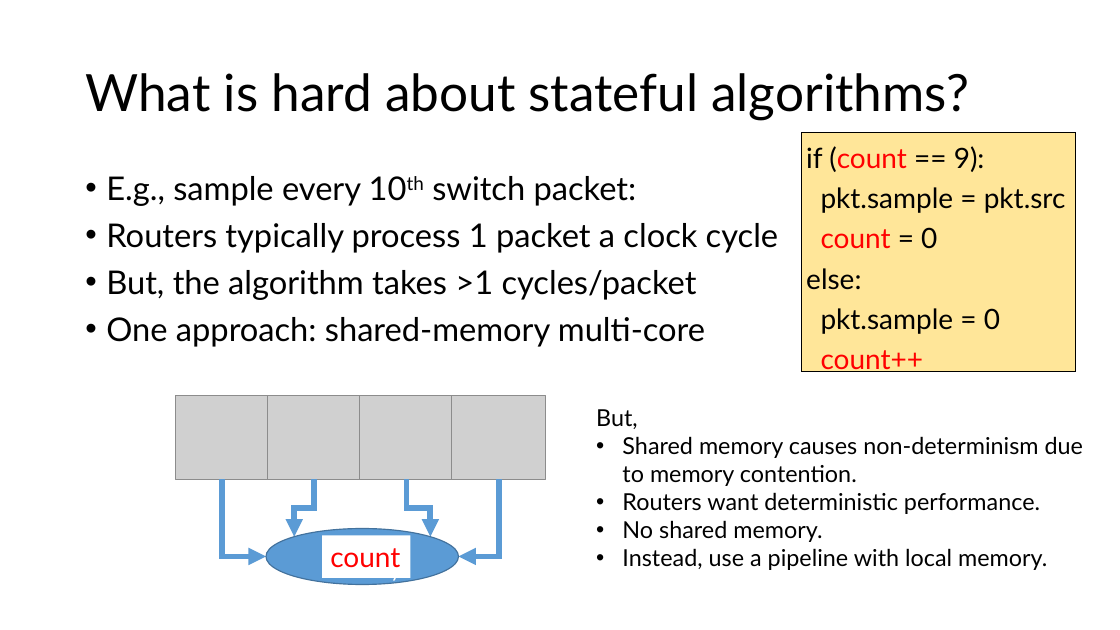
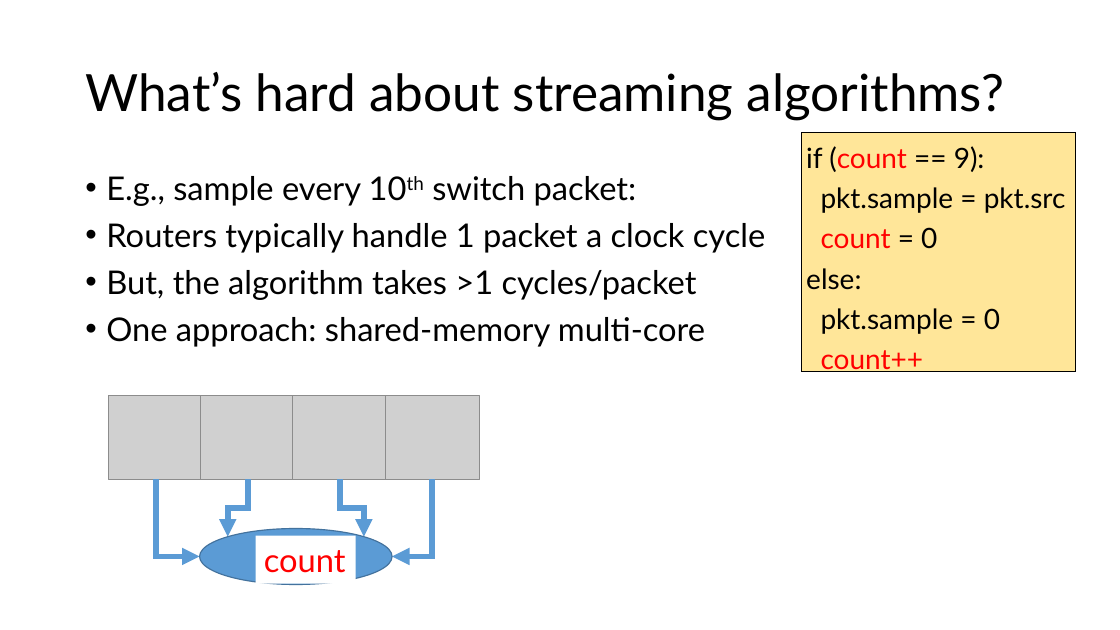
Before and after one commit to anirudhSK/pifo-domino-marple-ppts, a slide deck: slide 25 of combined_domino_pifo.pptx. Drawn at 1120x630 pixels with LibreOffice and Linux fonts; fonts in the diff are those of the drawing; grey boxes stand for pictures. Boxes give left, top, right and bottom in pixels: in the first picture for what was removed or moved away, otherwise in the second. Text is boxed around its words. In the diff, an @@ line names an element or a change of style, - is before the commit and + after.

```diff
--- a/combined_domino_pifo.pptx
+++ b/combined_domino_pifo.pptx
@@ title at [85, 72, 1005, 120]: text changed @@
-What is hard about stateful algorithms?
+What’s hard about streaming algorithms?
@@ text at [106, 223, 766, 253]: text changed @@
-• Routers typically process 1 packet a clock cycle
+• Routers typically handle 1 packet a clock cycle
@@ text removed at [596, 409, 1083, 570] @@
-But,
-• Shared memory causes non-determinism due to memory contention.
-• Routers want deterministic performance.
-• No shared memory.
-• Instead, use a pipeline with local memory.
@@ elbow arrow moved from (223, 480) - (266, 556) to (155, 480) - (200, 556) @@
@@ 4 pictures, 3 elbow arrows, 1 ellipse: place and size @@
-4 pictures, 3 elbow arrows, 1 ellipse at [175, 396, 546, 585]
+4 pictures, 3 elbow arrows, 1 ellipse at [108, 396, 479, 585]
@@ rectangle "count": place and size @@
-rectangle "count" at [322, 536, 410, 578]
+rectangle "count" at [255, 536, 355, 584]
@@ rectangle "count" at [255, 536, 355, 584]: size 24 to 28 pt @@
```
Also in this commit, not shown: 12 other slides changed, 1 slide added.
